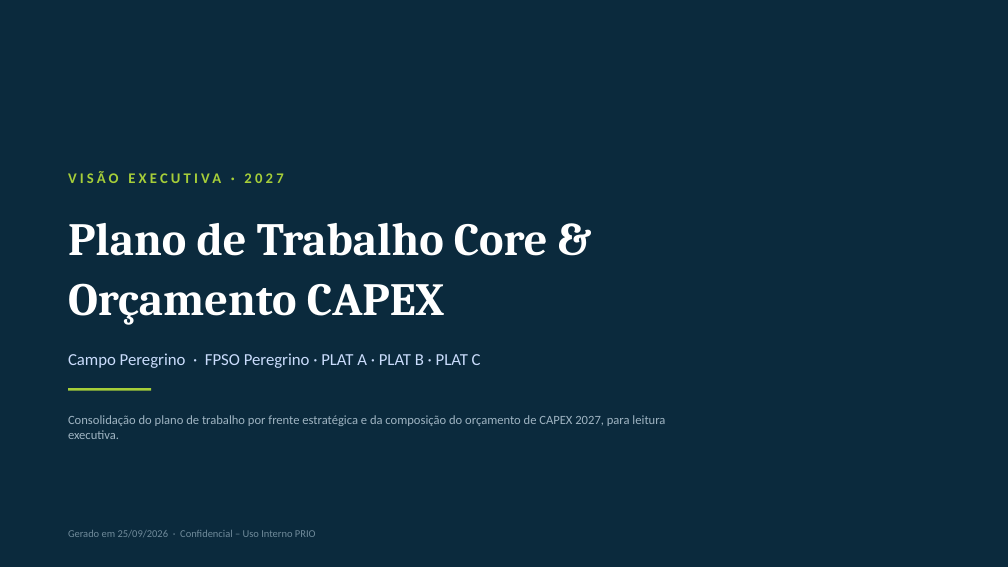
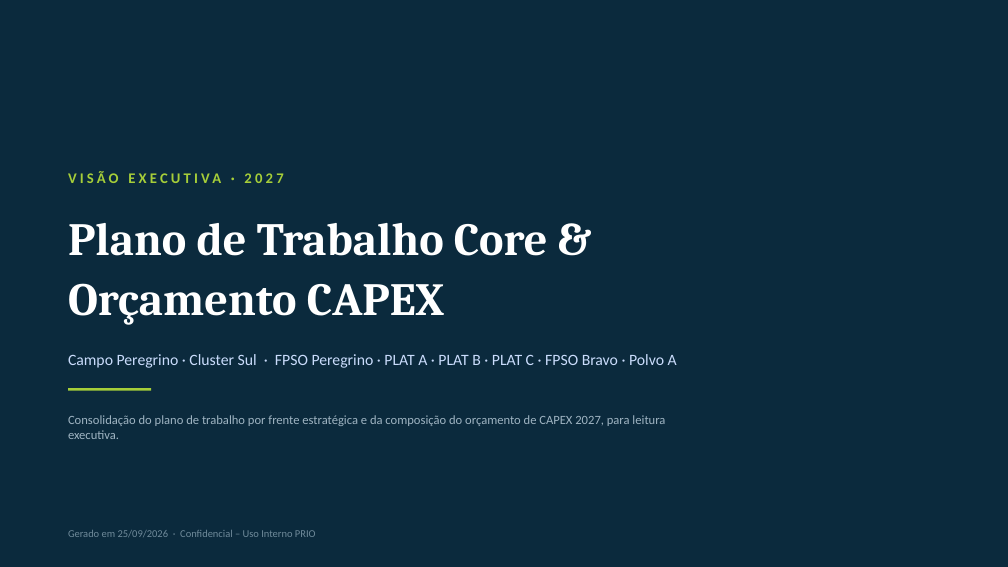
Before and after one commit to LucasRibaas/Planejamento, a slide deck: slide 1 of PRIO_Plano_Trabalho_CAPEX_2027.pptx. Drawn at 1008x567 pixels with LibreOffice and Linux fonts; fonts in the diff are those of the drawing. Boxes give left, top, right and bottom in pixels: in the first picture for what was removed or moved away, otherwise in the second. Text is boxed around its words. In the diff, an @@ line names an element or a change of style, - is before the commit and + after.

```diff
--- a/PRIO_Plano_Trabalho_CAPEX_2027.pptx
+++ b/PRIO_Plano_Trabalho_CAPEX_2027.pptx
@@ text at (x1=68, y1=354, x2=677, y2=368): text changed; size 16 to 15 pt @@
-Campo Peregrino · FPSO Peregrino · PLAT A · PLAT B · PLAT C
+Campo Peregrino · Cluster Sul · FPSO Peregrino · PLAT A · PLAT B · PLAT C · FPSO Bravo · Polvo A
```
Also in this commit, not shown: 5 other slides changed, 6 slides added.
